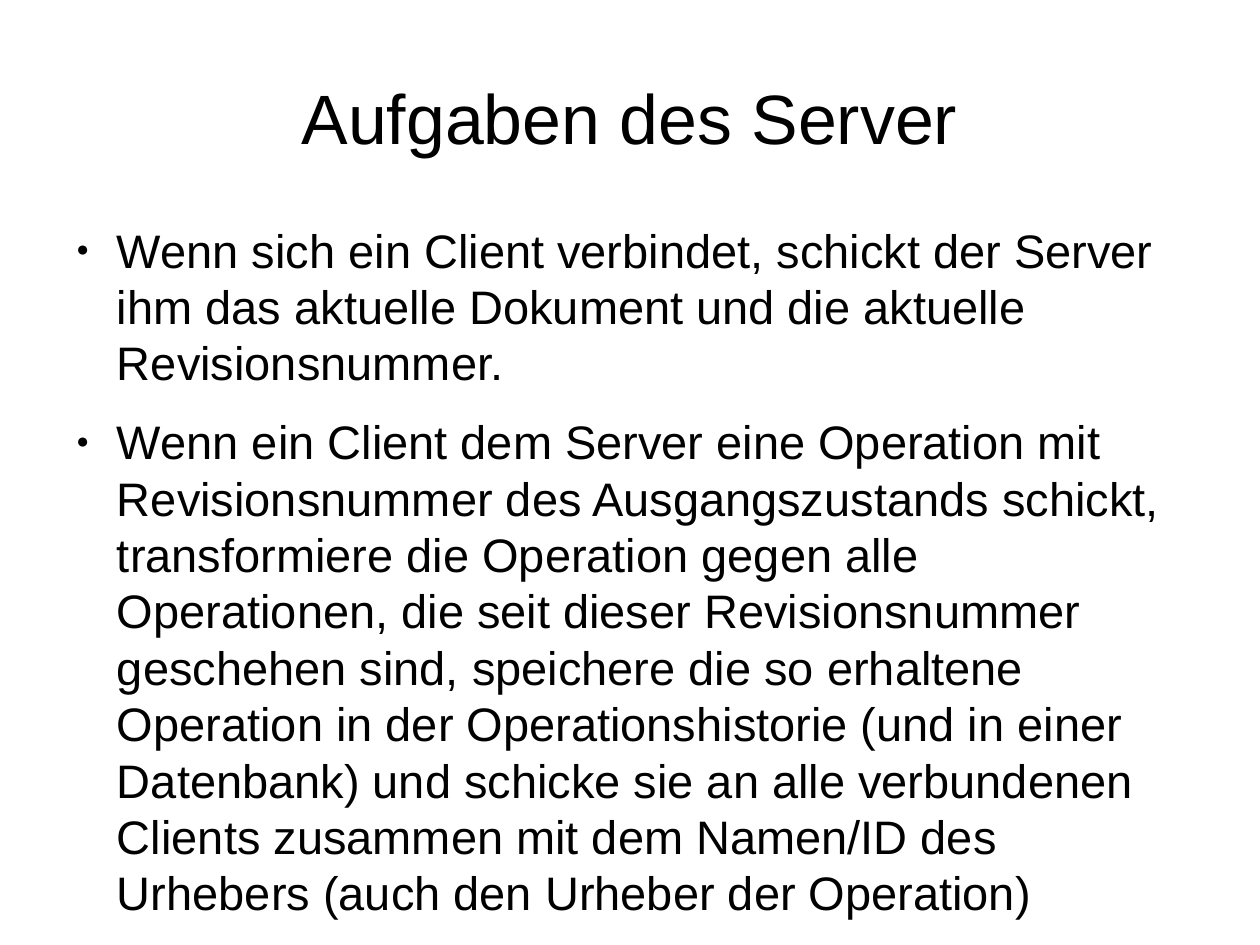
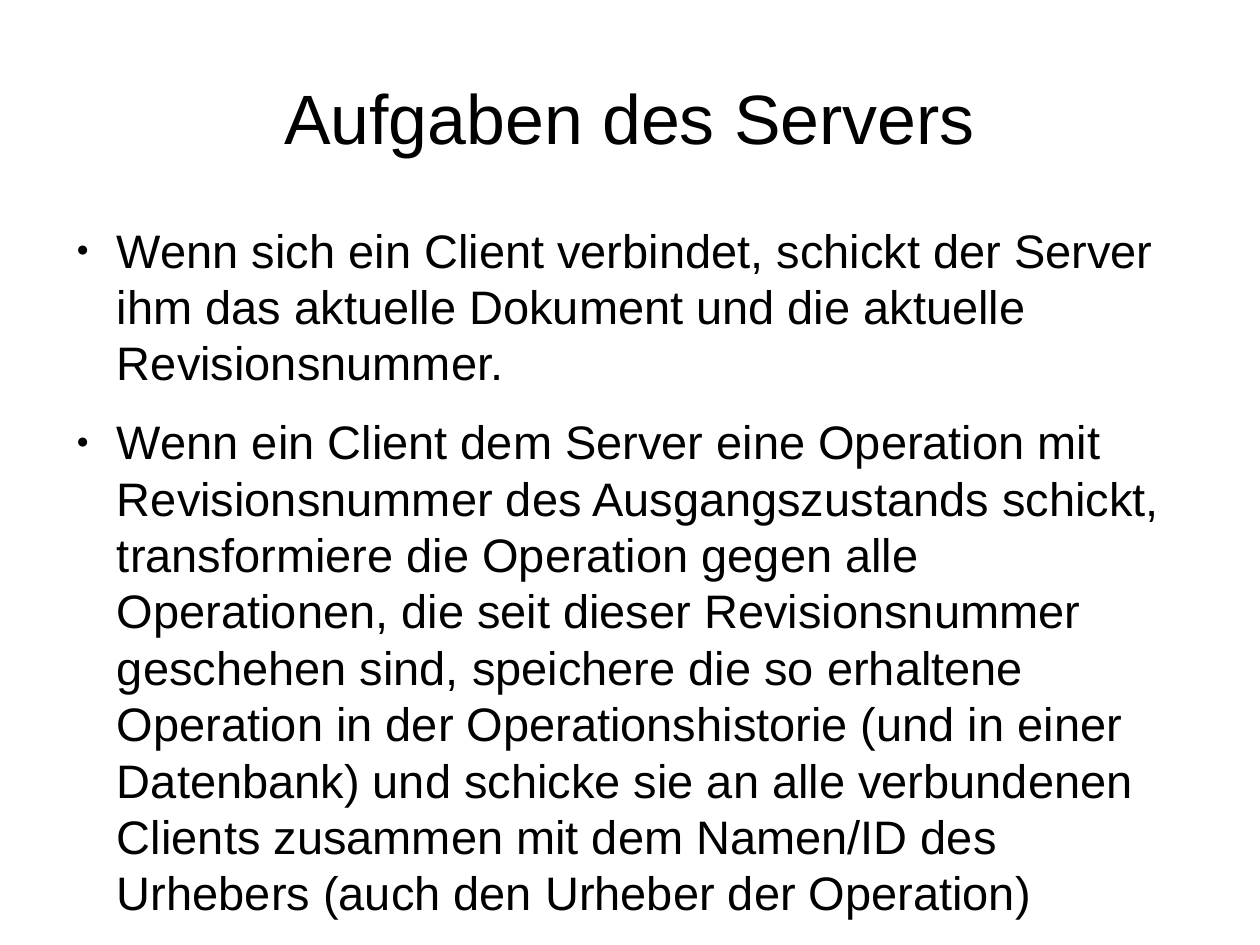
Before and after one commit to timjb/presentations, a slide deck: slide 22 of operational-transformation/operational-transformation.odp. Drawn at 1260x945 pixels with LibreOffice and Linux fonts; fonts in the diff are those of the drawing. Boxes give left, top, right and bottom in pixels: in the first picture for what was removed or moved away, otherwise in the second. Text is boxed around its words. In the diff, an @@ line names an element or a change of style, - is before the commit and + after.

Commit message:
Aufgaben des Clients beschreiben, Demo Slide, Links

```diff
--- a/operational-transformation/operational-transformation.odp
+++ b/operational-transformation/operational-transformation.odp
@@ title at (x1=284, y1=93, x2=975, y2=157): text changed @@
-Aufgaben des Server
+Aufgaben des Servers
```
Also in this commit, not shown: 8 slides added, 1 other file.
